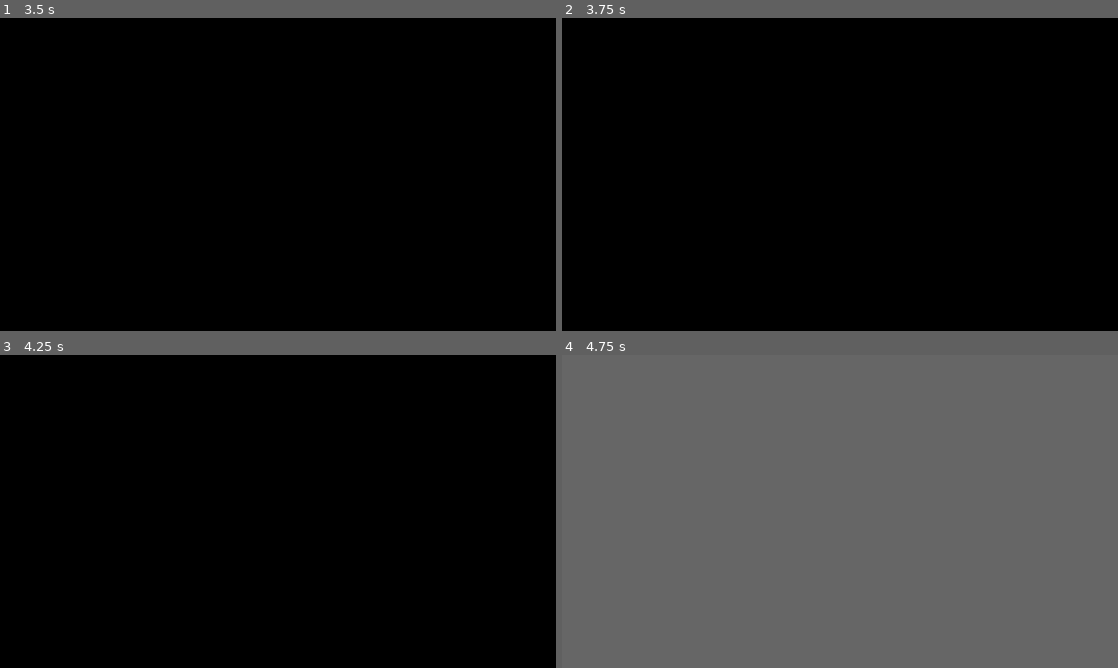
Above: before the commit, frames 1-4 (two rows, left to right).
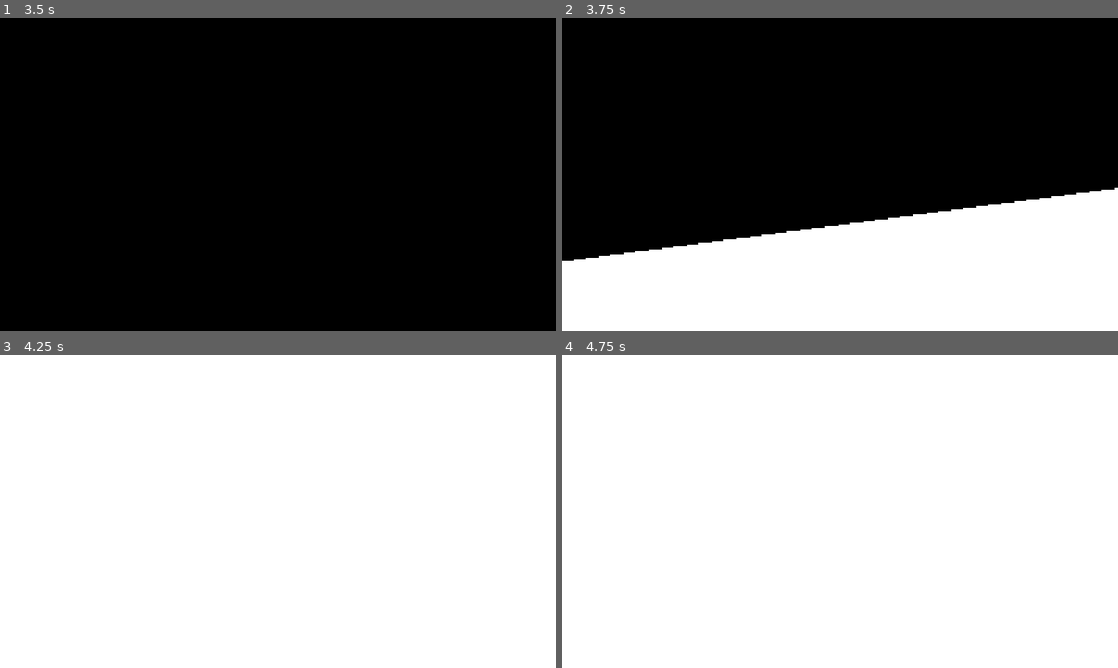
Above: after the commit, the same moments.

Repository: Tofutush/blackjack-with-sky
Game: Godot game, scene res://scenes/Start/Start.tscn
Same seed, same stepped clock (60 frames per second), same inputs: the game is played once before the commit and once after it.
Inputs:
- Up to frame 1 (3.5 s): click "Start" at 0.5 s; click "Start" at 1.25 s; click "Start" at 2 s; tap Enter at 2.75 s; hold Space (advance_dialog) from 2.78 s (still down)
- Up to frame 2 (3.75 s): release Space (advance_dialog) at 3.53 s; tap Space (advance_dialog) at 3.6 s
- Up to frame 3 (4.25 s): no input
- Up to frame 4 (4.75 s): hold Space (advance_dialog) from 4.28 s (still down)

Frame 1 is identical in both runs. In frame 2, 34% of the frame differs, in the area x 0-100%, y 54-100%; in frame 3, 100%, in the area x 0-100%, y 0-100%; in frame 4, 100%.

Commit message:
bag sliding

Diff:
--- a/scenes/Intro/intro.gd
+++ b/scenes/Intro/intro.gd
@@ -3,15 +3,18 @@
 ## intro!
 
 func _ready() -> void:
-	$BlackScreen.show()
-	await get_tree().create_timer(2).timeout
+	$Dialog.linkSprite(self)
+	$BlackScreen.queue_free()
 	$WhiteScreen.show()
-	super()
-	await get_tree().create_timer(2).timeout
+	$IntroBlackScreen.show()
+	await get_tree().create_timer(1).timeout
+	$IntroBlackScreen/AnimationPlayer.play("lift")
+	await $IntroBlackScreen/AnimationPlayer.animation_finished
+	await get_tree().create_timer(1).timeout
 	$WhiteScreen.fadeOut()
 	await $WhiteScreen.fade_finished
 	$Dialog.showDialog([
-			"normal@Good, you're awake.",
+			"normal@Take a breath. It must've been stuffy in there.",
 			"I am [b]Sky Elmwood Dazzle[/b] from the [b]Ministry of State Security[/b].",
 			"You have been found guilty of treason and sentenced to death.",
 			"...",
--- a/scenes/Intro/intro.tscn
+++ b/scenes/Intro/intro.tscn
@@ -1,8 +1,68 @@
-[gd_scene load_steps=4 format=3 uid="uid://cavfqestm3wv1"]
+[gd_scene load_steps=7 format=3 uid="uid://cavfqestm3wv1"]
 
 [ext_resource type="PackedScene" uid="uid://dxcq7luth150q" path="res://scenes/SkyTalk/sky_talk.tscn" id="1_agmbe"]
 [ext_resource type="Script" uid="uid://bv0gtfbq5iq7w" path="res://scenes/Intro/intro.gd" id="2_l4pir"]
 [ext_resource type="PackedScene" uid="uid://djhmr61u644tc" path="res://scenes/BlackScreen/black_screen.tscn" id="3_182bs"]
+
+[sub_resource type="Animation" id="Animation_182bs"]
+resource_name = "lift"
+tracks/0/type = "value"
+tracks/0/imported = false
+tracks/0/enabled = true
+tracks/0/path = NodePath(".:position")
+tracks/0/interp = 2
+tracks/0/loop_wrap = true
+tracks/0/keys = {
+"times": PackedFloat32Array(0, 1),
+"transitions": PackedFloat32Array(1, 1),
+"update": 0,
+"values": [Vector2(-232, -183), Vector2(-988, -1302)]
+}
+tracks/1/type = "value"
+tracks/1/imported = false
+tracks/1/enabled = true
+tracks/1/path = NodePath(".:rotation")
+tracks/1/interp = 2
+tracks/1/loop_wrap = true
+tracks/1/keys = {
+"times": PackedFloat32Array(0, 1),
+"transitions": PackedFloat32Array(1, 1),
+"update": 0,
+"values": [0.0, -0.34906584]
+}
+
+[sub_resource type="Animation" id="Animation_q3wq3"]
+length = 0.001
+tracks/0/type = "value"
+tracks/0/imported = false
+tracks/0/enabled = true
+tracks/0/path = NodePath(".:position")
+tracks/0/interp = 1
+tracks/0/loop_wrap = true
+tracks/0/keys = {
+"times": PackedFloat32Array(0),
+"transitions": PackedFloat32Array(1),
+"update": 0,
+"values": [Vector2(0, 0)]
+}
+tracks/1/type = "value"
+tracks/1/imported = false
+tracks/1/enabled = true
+tracks/1/path = NodePath(".:rotation")
+tracks/1/interp = 1
+tracks/1/loop_wrap = true
+tracks/1/keys = {
+"times": PackedFloat32Array(0),
+"transitions": PackedFloat32Array(1),
+"update": 0,
+"values": [0.0]
+}
+
+[sub_resource type="AnimationLibrary" id="AnimationLibrary_q3wq3"]
+_data = {
+&"RESET": SubResource("Animation_q3wq3"),
+&"lift": SubResource("Animation_182bs")
+}
 
 [node name="Intro" instance=ExtResource("1_agmbe")]
 script = ExtResource("2_l4pir")
@@ -10,3 +70,25 @@
 [node name="WhiteScreen" parent="." index="0" instance=ExtResource("3_182bs")]
 layout_mode = 0
 color = Color(1, 1, 1, 1)
+metadata/_edit_lock_ = true
+
+[node name="BlackScreen" parent="." index="1"]
+metadata/_edit_lock_ = true
+
+[node name="IntroBlackScreen" type="ColorRect" parent="." index="2"]
+z_index = 11
+layout_mode = 0
+offset_right = 2500.0
+offset_bottom = 1500.0
+color = Color(0, 0, 0, 1)
+
+[node name="AnimationPlayer" type="AnimationPlayer" parent="IntroBlackScreen" index="0"]
+libraries = {
+&"": SubResource("AnimationLibrary_q3wq3")
+}
+
+[node name="Dialog" parent="." index="3"]
+metadata/_edit_lock_ = true
+
+[node name="Sky" parent="." index="4"]
+metadata/_edit_lock_ = true
